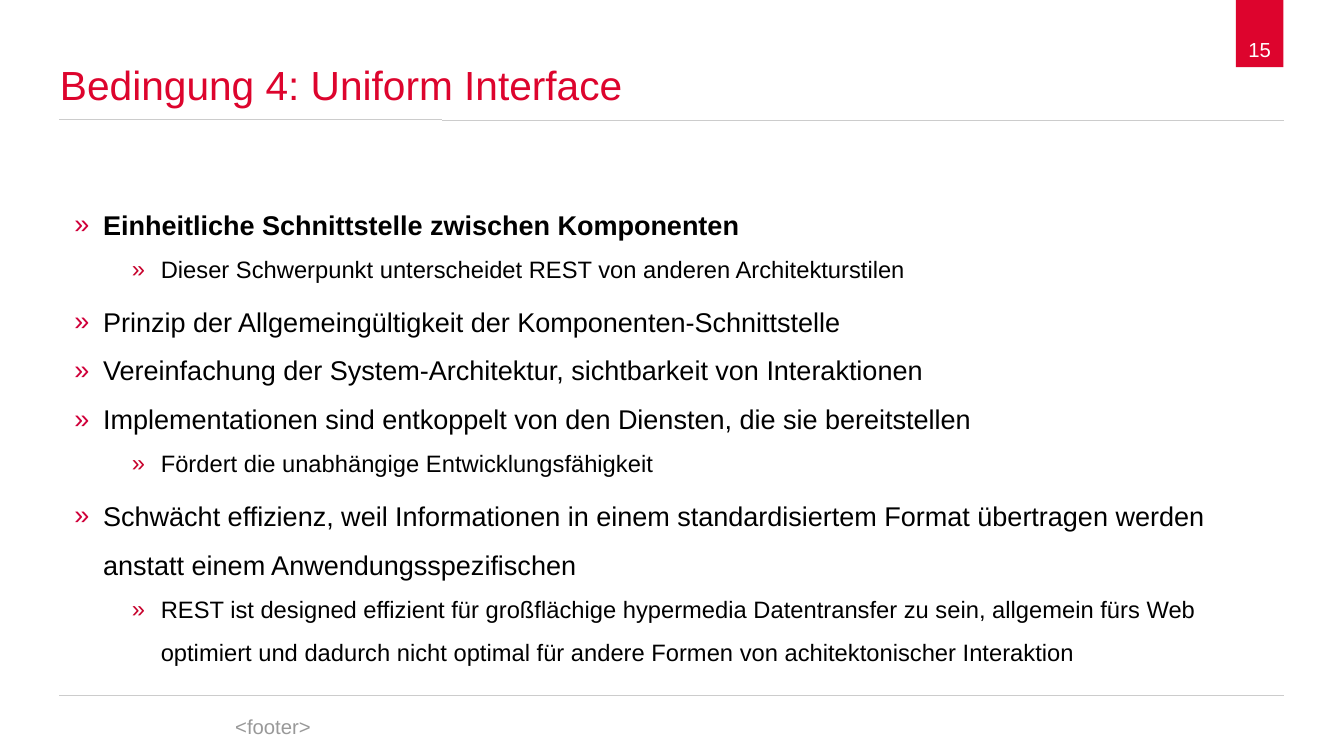
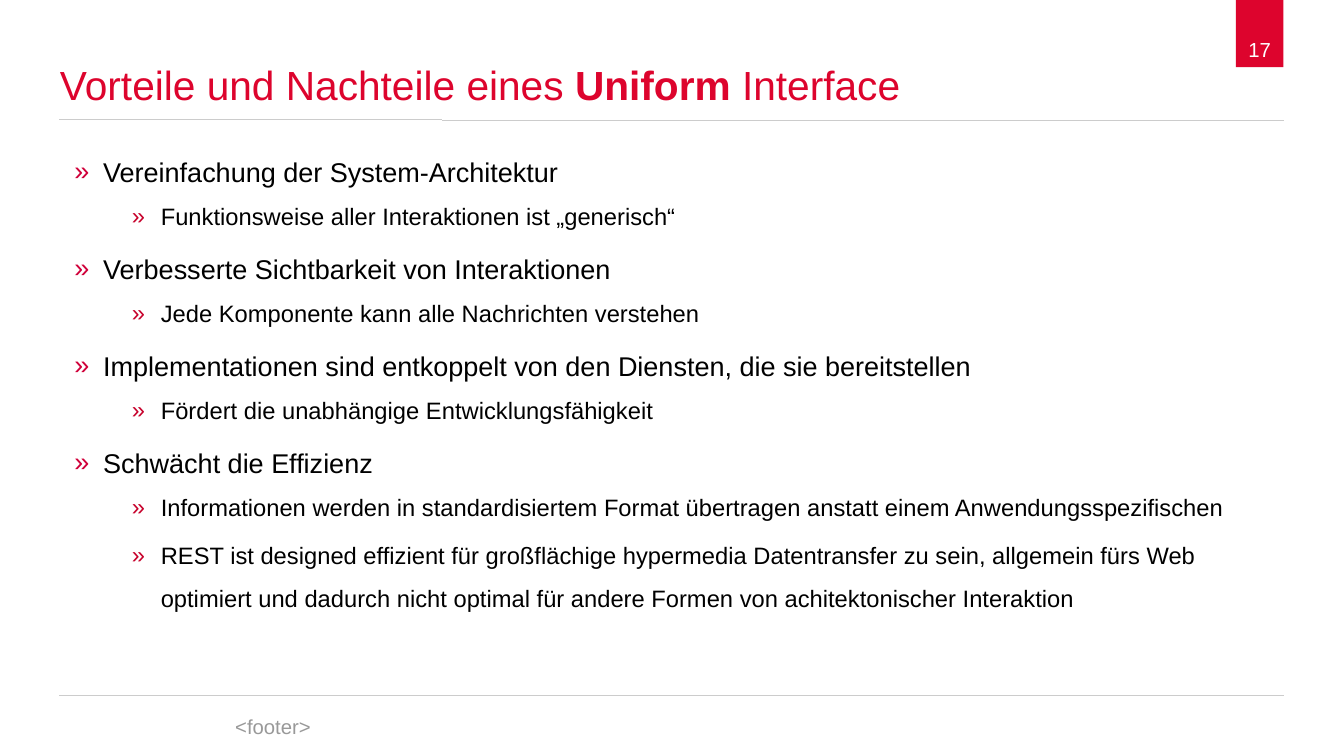
Before and after one commit to spaceone/presentations, a slide deck: slide 17 of representational-state-transfer/representational-state-transfer.odp (slide 15 before the commit). Drawn at 1344x756 pixels with LibreOffice and Linux fonts; fonts in the diff are those of the drawing; background and template pictures are left out. Boxes give left, top, right and bottom in pixels: in the first picture for what was removed or moved away, otherwise in the second. Text is boxed around its words. In the diff, an @@ line names an element or a change of style, - is before the commit and + after.

```diff
--- a/representational-state-transfer/representational-state-transfer.odp
+++ b/representational-state-transfer/representational-state-transfer.odp
@@ page number at (1248, 43, 1271, 57): text changed @@
-15
+17
@@ title at (60, 70, 900, 101): text changed @@
-Bedingung 4: Uniform Interface
+Vorteile und Nachteile eines Uniform Interface
@@ text "Vereinfachung der System-Architektur": place and size @@
-text "Vereinfachung der System-Architektur" at (103, 215, 1205, 666)
+text "Vereinfachung der System-Architektur" at (103, 162, 1223, 612)
@@ text at (103, 162, 699, 327): text changed; size 16 to 14 pt @@
-» Einheitliche Schnittstelle zwischen Komponenten
-    » Dieser Schwerpunkt unterscheidet REST von anderen Architekturstilen
-» Prinzip der Allgemeingültigkeit der Komponenten-Schnittstelle
-» Vereinfachung der System-Architektur, sichtbarkeit von Interaktionen
+» Vereinfachung der System-Architektur
+    » Funktionsweise aller Interaktionen ist „generisch“
+» Verbesserte Sichtbarkeit von Interaktionen
+    » Jede Komponente kann alle Nachrichten verstehen
@@ text at (103, 453, 1223, 521): text changed; size 16 to 14 pt @@
-» Schwächt effizienz, weil Informationen in einem standardisiertem Format übertragen werden anstatt einem Anwendungsspezifischen
+» Schwächt die Effizienz
+    » Informationen werden in standardisiertem Format übertragen anstatt einem Anwendungsspezifischen
```
Also in this commit, not shown: 15 other slides changed, 15 slides added, 4 slides removed, 3 other files.
